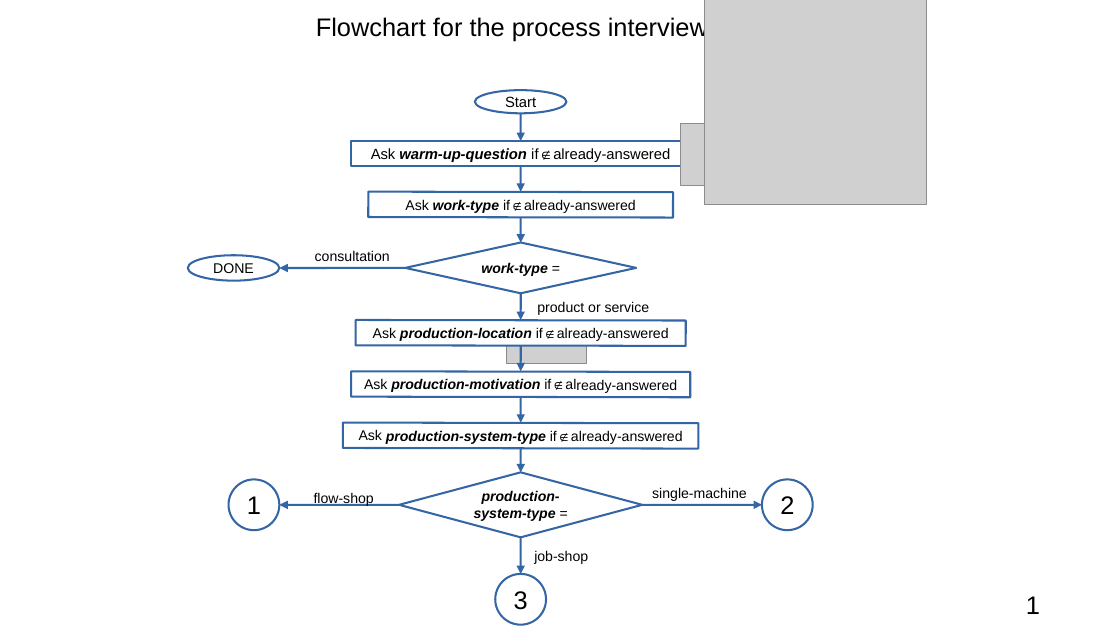
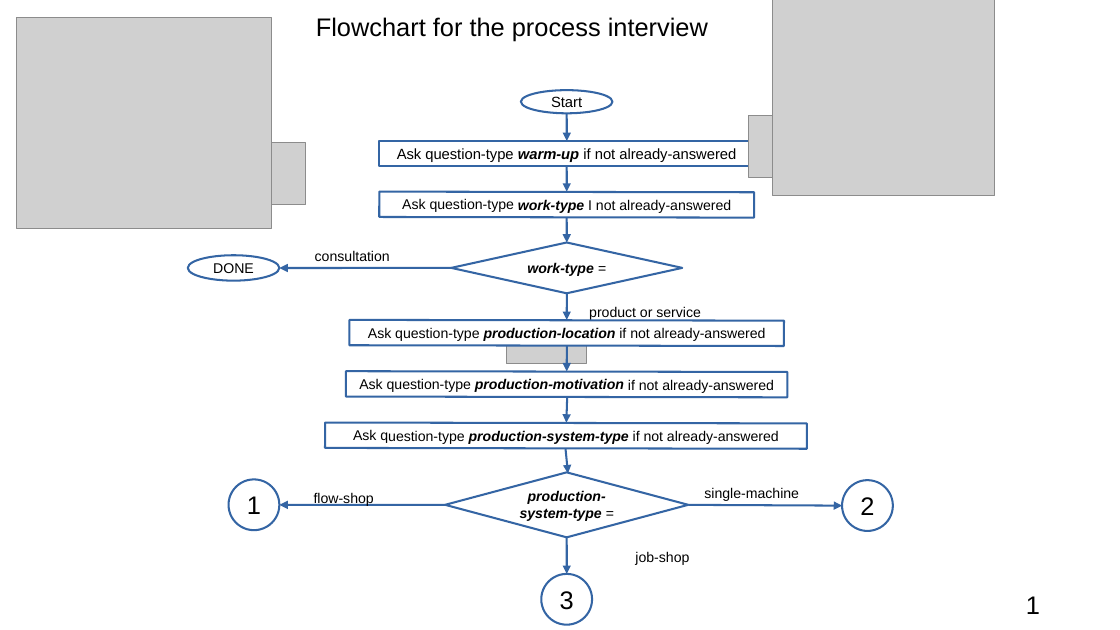
Before and after one commit to pdenno/schedulingTBD, a slide deck: slide 1 of data/instructions/interviewers/process-interview-flowchart.odp. Drawn at 1120x630 pixels with LibreOffice and Linux fonts; fonts in the diff are those of the drawing; grey boxes stand for pictures. Boxes give left, top, right and bottom in pixels: in the first picture for what was removed or moved away, otherwise in the second. Text is boxed around its words. In the diff, an @@ line names an element or a change of style, - is before the commit and + after.

```diff
--- a/data/instructions/interviewers/process-interview-flowchart.odp
+++ b/data/instructions/interviewers/process-interview-flowchart.odp
@@ picture added at (16, 17, 271, 228) @@
@@ picture: place and size @@
-picture at (704, 0, 927, 204)
+picture at (772, 0, 995, 196)
@@ picture: place and size @@
-picture at (681, 124, 744, 186)
+picture at (749, 116, 812, 178)
@@ picture added at (243, 143, 306, 205) @@
@@ rectangle "Ask question-type warm-up if not ...": place and size @@
-rectangle "Ask question-type warm-up if not ..." at (351, 141, 691, 167)
+rectangle "Ask question-type warm-up if not ..." at (379, 141, 755, 167)
@@ text in rectangle at (397, 148, 736, 162): text changed @@
-Ask warm-up-question if∉already-answered
+Ask question-type warm-up if not already-answered
@@ rectangle "Ask question-type work-type I not ...": place and size @@
-rectangle "Ask question-type work-type I not ..." at (368, 192, 673, 218)
+rectangle "Ask question-type work-type I not ..." at (379, 192, 754, 218)
@@ text in rectangle at (402, 198, 731, 213): text changed @@
-Ask work-type if∉already-answered
+Ask question-type work-type I not already-answered
@@ arrow moved from (406, 268) - (279, 268) to (451, 268) - (279, 268) @@
@@ text "product or service": place and size @@
-text "product or service" at (537, 301, 650, 315)
+text "product or service" at (589, 306, 701, 320)
@@ rectangle "Ask question-type production-location if not ...": place and size @@
-rectangle "Ask question-type production-location if not ..." at (356, 320, 686, 346)
+rectangle "Ask question-type production-location if not ..." at (350, 320, 785, 346)
@@ text in rectangle at (368, 327, 766, 341): text changed @@
-Ask production-location if∉already-answered
+Ask question-type production-location if not already-answered
@@ rectangle "Ask question-type production-motivation if not ...": place and size @@
-rectangle "Ask question-type production-motivation if not ..." at (352, 372, 691, 398)
+rectangle "Ask question-type production-motivation if not ..." at (347, 372, 789, 398)
@@ text in rectangle at (359, 378, 774, 393): text changed @@
-Ask production-motivation if∉already-answered
+Ask question-type production-motivation if not already-answered
@@ rectangle "Ask question-type production-system-type if not ...": place and size @@
-rectangle "Ask question-type production-system-type if not ..." at (342, 422, 698, 449)
+rectangle "Ask question-type production-system-type if not ..." at (325, 422, 807, 449)
@@ text in rectangle at (353, 429, 779, 444): text changed @@
-Ask production-system-type if∉already-answered
+Ask question-type production-system-type if not already-answered
@@ 8 arrows, 2 ellipses, 2 diamonds: place and size @@
-8 arrows, 2 ellipses, 2 diamonds at (399, 90, 642, 625)
+8 arrows, 2 ellipses, 2 diamonds at (445, 90, 688, 625)
@@ arrow moved from (399, 505) - (279, 505) to (445, 505) - (279, 505) @@
@@ arrow moved from (642, 505) - (762, 505) to (688, 505) - (843, 506) @@
@@ text "single-machine": place and size @@
-text "single-machine" at (652, 487, 747, 501)
+text "single-machine" at (704, 487, 799, 501)
@@ ellipse "2": place and size @@
-ellipse "2" at (762, 480, 813, 531)
+ellipse "2" at (843, 481, 893, 532)
@@ text "job-shop": place and size @@
-text "job-shop" at (534, 550, 588, 564)
+text "job-shop" at (635, 551, 689, 565)
```
Also in this commit, not shown: 3 other slides changed, 36 other files.
